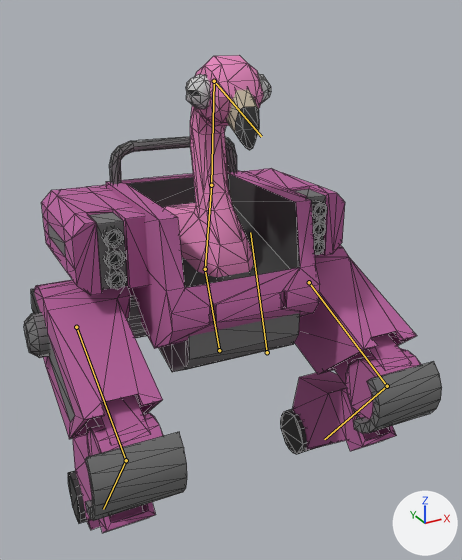
What one commit did to the glTF model public/assets/quaternius/space-kit/mech-flamingo.glb.
Before and after are seen from a camera (50 mm lens) standing at (-1.98, -3.99, 3.83) and looking at (0.1, -0.2, 1.94). The axes (+X, +Y, +Z) are drawn at lower right. The lights are the same throughout. The picture after the commit comes second. The bones that change, and the others that lie on the model, are drawn over the model as lines. Mesh edges are drawn as thin lines.

The first picture shows 'body'.
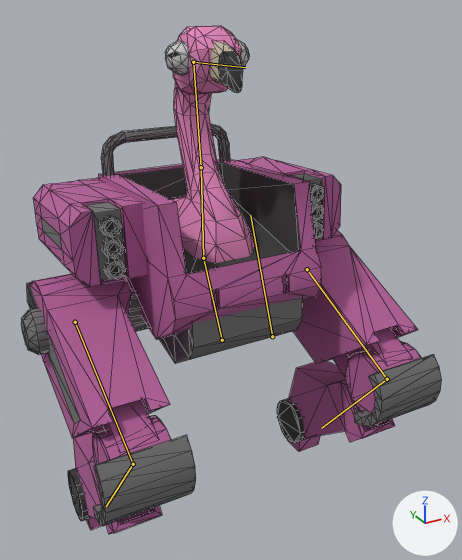
The newer file adds an action. The first version stands in its rest pose; the second is drawn at frame 2 of the action 'Shoot_Small'.

Changed parts and their boxes (x1, y1, x2, y2) in the pictures (462 x 560 px):
'body', posed (6% taller): before (24, 55, 442, 533); after (21, 26, 442, 534)
bone 'Body', root to tip: before (267, 352) to (250, 232); after (272, 336) to (250, 215)
bone 'Chest', root to tip: before (205, 269) to (211, 185); after (203, 258) to (201, 167)
bone 'Head', root to tip: before (214, 81) to (261, 136); after (193, 62) to (245, 67)
bone 'UpperLeg.L', root to tip: before (309, 282) to (387, 386); after (307, 269) to (387, 379)
bone 'LowerLeg.L', root to tip: before (387, 386) to (324, 439); after (387, 379) to (321, 428)
bone 'UpperLeg.R', root to tip: before (76, 327) to (126, 460); after (75, 322) to (133, 464)
bone 'LowerLeg.R', root to tip: before (126, 460) to (103, 509); after (133, 464) to (106, 506)

The change, as a diff of the scene's bpy script:
```diff
--- a/public/assets/quaternius/space-kit/mech-flamingo.glb.py
+++ b/public/assets/quaternius/space-kit/mech-flamingo.glb.py
@@ bone_body @@
 bone_body = bpy.data.objects['RobotArmature'].pose.bones['Body']
-bone_body.location = (0.0, 0.0, 0.0)
-bone_body.rotation_quaternion = (1.0, 0.0, 0.0, 0.0)  # degrees (0, 0, 0)
+bone_body.location = (0.02, 0.11, 0.08)
+bone_body.rotation_quaternion = (1.0, -0.014, 0.015, 0.017)  # degrees (-2, 2, 2)
@@ bone_chest @@
 bone_chest = bpy.data.objects['RobotArmature'].pose.bones['Chest']  # child of 'Torso'
-bone_chest.rotation_quaternion = (1.0, 0.0, 0.0, 0.0)  # degrees (0, 0, 0)
+bone_chest.rotation_quaternion = (0.998, -0.069, 0.0, 0.0)  # degrees (-8, 0, 0)
@@ bone_head @@
 bone_head = bpy.data.objects['RobotArmature'].pose.bones['Head']  # child of 'Neck'
-bone_head.rotation_quaternion = (1.0, 0.0, 0.0, 0.0)  # degrees (0, 0, 0)
+bone_head.rotation_quaternion = (0.993, -0.109, 0.0, 0.0)  # degrees (-13, 0, 0)
@@ bone_upperleg_l @@
 bone_upperleg_l = bpy.data.objects['RobotArmature'].pose.bones['UpperLeg.L']  # child of 'Body'
-bone_upperleg_l.rotation_quaternion = (1.0, 0.0, 0.0, 0.0)  # degrees (0, 0, 0)
+bone_upperleg_l.rotation_quaternion = (0.998, 0.056, -0.001, 0.001)  # degrees (6, 0, 0)
@@ bone_lowerleg_l @@
 bone_lowerleg_l = bpy.data.objects['RobotArmature'].pose.bones['LowerLeg.L']  # child of 'UpperLeg.L'
-bone_lowerleg_l.rotation_quaternion = (1.0, 0.0, 0.0, 0.0)  # degrees (0, 0, 0)
+bone_lowerleg_l.rotation_quaternion = (1.0, 0.02, 0.0, 0.0)  # degrees (2, 0, 0)
@@ bone_upperleg_r @@
 bone_upperleg_r = bpy.data.objects['RobotArmature'].pose.bones['UpperLeg.R']  # child of 'Body'
-bone_upperleg_r.rotation_quaternion = (1.0, 0.0, 0.0, 0.0)  # degrees (0, 0, 0)
+bone_upperleg_r.rotation_quaternion = (0.999, 0.054, -0.001, 0.0)  # degrees (6, 0, 0)
@@ bone_lowerleg_r @@
 bone_lowerleg_r = bpy.data.objects['RobotArmature'].pose.bones['LowerLeg.R']  # child of 'UpperLeg.R'
-bone_lowerleg_r.rotation_quaternion = (1.0, 0.0, 0.0, 0.0)  # degrees (0, 0, 0)
+bone_lowerleg_r.rotation_quaternion = (1.0, 0.02, 0.0, 0.0)  # degrees (2, 0, 0)
```
